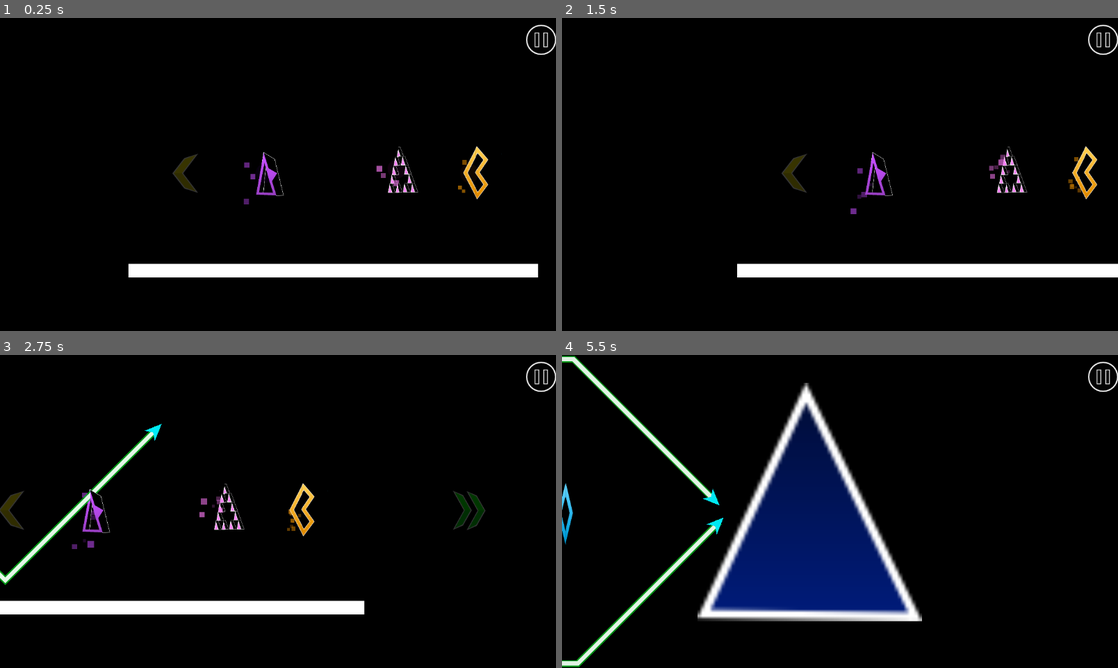
Above: before the commit, frames 1-4 (two rows, left to right).
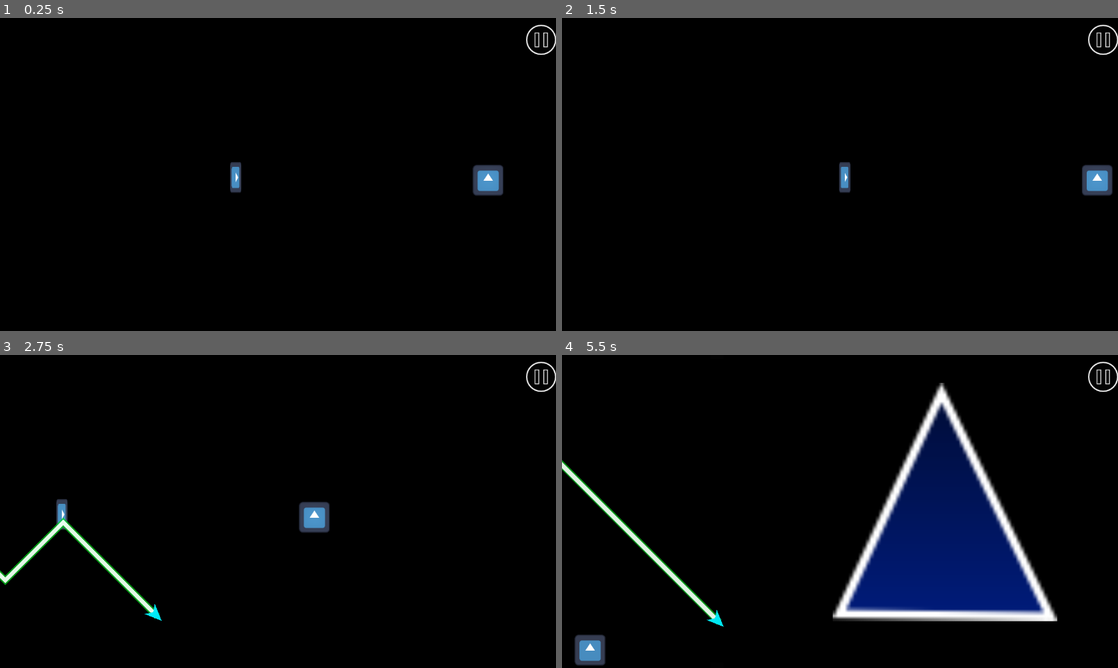
Above: after the commit, the same moments.

Repository: Kosm0-o/waveometry-dash
Game: Godot game, scene res://scenes/game.tscn
The game is run twice, just before and just after one commit, with the same random seed, the same clock (stepped at 60 frames per second) and the same inputs. The engine's default icon, where the game draws it, is replaced by a stand-in: a white triangle on a blue panel in a dark square.
Inputs (mouse positions are in pixels of both pictures, inside the frame that each line leads up to):
- Up to frame 1 (0.25 s): no input
- Up to frame 2 (1.5 s): click (1101, 39) at 0.5 s; click (973, 215) at 1.25 s
- Up to frame 3 (2.75 s): tap Enter at 2 s; move the mouse to (400, 495) at 2.02 s; press the mouse at (400, 495) at 2.03 s; hold Right from 2.03 s (still down)
- Up to frame 4 (5.5 s): move the mouse to (728, 527) at 2.77 s; release Right at 2.78 s; release the mouse at (728, 527) at 2.78 s; hold Down 2.78-3.53 s; click (728, 527) at 2.85 s; move the mouse to (895, 442) at 3.52 s; hold Right 3.53-4.28 s; hold ` (ldm) 3.53-4.28 s; click (895, 442) at 3.8 s; move the mouse to (812, 574) at 4.27 s; hold Up 4.28-5.03 s; tap Alt at 4.35 s; click (812, 574) at 4.55 s; move the mouse to (1006, 558) at 5.02 s; press the mouse at (1006, 558) at 5.03 s; hold Left from 5.03 s (still down); tap Shift at 5.1 s

The runs differ from the first frame. In frame 1, 5.0% of the frame differs, in the area x 23-97%, y 40-83%; in frame 2, 4.8%; in frame 3, 5.9%; in frame 4, 32%, in the area x 0-90%, y 0-100%.

Commit message:
orbs and pads mechanics

Diff:
--- a/scenes/block.tscn
+++ b/scenes/block.tscn
@@ -18,3 +18,7 @@
 [node name="CollisionShape2D" type="CollisionShape2D" parent="."]
 position = Vector2(0.5, 0.5)
 shape = SubResource("RectangleShape2D_cgrg5")
+
+[node name="VisibleOnScreenEnabler2D" type="VisibleOnScreenEnabler2D" parent="."]
+position = Vector2(-0.499998, 1.5)
+scale = Vector2(3.45, 3.65)
--- a/scenes/game.tscn
+++ b/scenes/game.tscn
@@ -8,12 +8,13 @@
 [ext_resource type="Script" uid="uid://ditedlujyd1k2" path="res://scripts/gamegui.gd" id="5_kvuet"]
 [ext_resource type="PackedScene" uid="uid://dtqy8g00cuqob" path="res://scenes/spike.tscn" id="6_p57ef"]
 [ext_resource type="Texture2D" uid="uid://b3rl17jtvbpoq" path="res://assets/pausemenuspritesheet.png" id="6_trtic"]
-[ext_resource type="PackedScene" uid="uid://w8nqdwu7crdh" path="res://scenes/sizeportal.tscn" id="7_gee14"]
-[ext_resource type="PackedScene" uid="uid://ipq8o2gmoibw" path="res://scenes/speed_portal.tscn" id="7_u5sy4"]
 [ext_resource type="PackedScene" uid="uid://de38yi3l0x16g" path="res://scenes/dualportal.tscn" id="8_gee14"]
 [ext_resource type="PackedScene" uid="uid://dcnw2ni1n582x" path="res://scenes/gamemodeportal.tscn" id="9_0tnpc"]
 [ext_resource type="PackedScene" uid="uid://cv8gnfhudm0yc" path="res://scenes/teleportal.tscn" id="11_kvpfn"]
+[ext_resource type="PackedScene" uid="uid://fa7xrx36wu6v" path="res://scenes/orb.tscn" id="13_kvuet"]
+[ext_resource type="PackedScene" uid="uid://c4sqlto7kttv1" path="res://scenes/mirrorportal.tscn" id="14_ir15t"]
 [ext_resource type="PackedScene" uid="uid://yb37xbjlif6d" path="res://scenes/block.tscn" id="14_trtic"]
+[ext_resource type="PackedScene" uid="uid://ewqticosrtkg" path="res://scenes/pad.tscn" id="15_ir15t"]
 
 [sub_resource type="Environment" id="Environment_trtic"]
 background_mode = 3
@@ -113,8 +114,16 @@
 top_level = true
 zoom = Vector2(0.5, 0.5)
 
-[node name="RemoteTransform2D" type="RemoteTransform2D" parent="Camera2D"]
+[node name="RemoteTransformMusic" type="RemoteTransform2D" parent="Camera2D"]
 remote_path = NodePath("../../song")
+update_rotation = false
+update_scale = false
+
+[node name="Node2D" type="Node2D" parent="Camera2D"]
+position = Vector2(-510, 0)
+
+[node name="RemoteTransformBorder" type="RemoteTransform2D" parent="Camera2D/Node2D"]
+remote_path = NodePath("../../../Map/Borders")
 update_rotation = false
 update_scale = false
 
@@ -128,8 +137,8 @@
 offset_right = 1161.0
 offset_bottom = 85.0
 scale = Vector2(0.88, 0.88)
-focus_mode = 0
 shortcut = SubResource("Shortcut_trtic")
+shortcut_in_tooltip = false
 texture_normal = SubResource("AtlasTexture_ir15t")
 
 [node name="PauseMenu" type="Control" parent="GUI"]
@@ -208,14 +217,20 @@
 
 [node name="Map" type="Node2D" parent="."]
 
+[node name="Borders" type="Node2D" parent="Map"]
+modulate = Color(1, 1, 1, 0.00784314)
+position = Vector2(-515, 0)
+
+[node name="border" parent="Map/Borders" instance=ExtResource("14_trtic")]
+position = Vector2(0, 655)
+
+[node name="border2" parent="Map/Borders" instance=ExtResource("14_trtic")]
+position = Vector2(0, -659)
+
 [node name="players" type="Node2D" parent="Map"]
 z_index = 1
 
 [node name="Player" parent="Map/players" instance=ExtResource("1_uwrxv")]
-
-[node name="sizeportal" parent="Map" instance=ExtResource("7_gee14")]
-position = Vector2(1217, -18)
-size = 0
 
 [node name="Spike" parent="Map" instance=ExtResource("6_p57ef")]
 position = Vector2(4328, -39)
@@ -225,34 +240,43 @@
 position = Vector2(8258, -39)
 scale = Vector2(13.87, 13.87)
 
-[node name="SpeedPortal" parent="Map" instance=ExtResource("7_u5sy4")]
-position = Vector2(364, 0)
-speed = 0
-
-[node name="SpeedPortal2" parent="Map" instance=ExtResource("7_u5sy4")]
-position = Vector2(2246, 0)
-speed = 2
-
 [node name="dualportal" parent="Map" instance=ExtResource("8_gee14")]
-position = Vector2(1517, 0)
+visible = false
+position = Vector2(1499, 31)
 
 [node name="dualportal2" parent="Map" instance=ExtResource("8_gee14")]
-position = Vector2(2955, 0)
+visible = false
+position = Vector2(2937, 31)
 dual = 1
 
 [node name="gamemodeportal" parent="Map" instance=ExtResource("9_0tnpc")]
+visible = false
 position = Vector2(670, 0)
 
 [node name="teleportal" parent="Map" instance=ExtResource("11_kvpfn")]
+visible = false
 position = Vector2(3327, 0)
 
 [node name="teleportal2" parent="Map" instance=ExtResource("11_kvpfn")]
+visible = false
 position = Vector2(4899, -805)
 portal = 1
 
-[node name="block" parent="Map" instance=ExtResource("14_trtic")]
-position = Vector2(924, 398)
-scale = Vector2(29.37, 1)
+[node name="Orb" parent="Map" instance=ExtResource("13_kvuet")]
+position = Vector2(1566, 24)
+
+[node name="Orb2" parent="Map" instance=ExtResource("13_kvuet")]
+position = Vector2(2857, 574)
+orb = 5
+
+[node name="mirrorportal" parent="Map" instance=ExtResource("14_ir15t")]
+visible = false
+position = Vector2(1743, 55)
+
+[node name="Pad" parent="Map" instance=ExtResource("15_ir15t")]
+position = Vector2(520, 12)
+rotation = 1.5708
+pad = 4
 
 [connection signal="toggled" from="GUI/PauseMenu/Buttons/HboxContainer/PracticeModeBtn" to="GUI" method="_on_practice_mode_btn_toggled"]
 [connection signal="pressed" from="GUI/PauseMenu/Buttons/HboxContainer/MenuBtn" to="GUI" method="_on_menu_btn_pressed"]
--- /dev/null
+++ b/scenes/orb.tscn
@@ -0,0 +1,33 @@
+[gd_scene load_steps=5 format=3 uid="uid://fa7xrx36wu6v"]
+
+[ext_resource type="Texture2D" uid="uid://ccfbw316dc6xv" path="res://icon.svg" id="1_ktqa0"]
+[ext_resource type="Script" uid="uid://nviuj3ou2t6b" path="res://scripts/orb.gd" id="1_ubfm6"]
+
+[sub_resource type="SpriteFrames" id="SpriteFrames_ubfm6"]
+animations = [{
+"frames": [{
+"duration": 1.0,
+"texture": ExtResource("1_ktqa0")
+}],
+"loop": false,
+"name": &"default",
+"speed": 0.0
+}]
+
+[sub_resource type="RectangleShape2D" id="RectangleShape2D_g6cbt"]
+size = Vector2(147, 148)
+
+[node name="Orb" type="Area2D"]
+collision_layer = 2
+script = ExtResource("1_ubfm6")
+
+[node name="AnimatedSprite2D" type="AnimatedSprite2D" parent="."]
+sprite_frames = SubResource("SpriteFrames_ubfm6")
+
+[node name="CollisionShape2D" type="CollisionShape2D" parent="."]
+position = Vector2(1.5, 0)
+shape = SubResource("RectangleShape2D_g6cbt")
+
+[node name="VisibleOnScreenEnabler2D" type="VisibleOnScreenEnabler2D" parent="."]
+position = Vector2(0.499996, 3.8147e-06)
+scale = Vector2(7.55, 7.7)
--- /dev/null
+++ b/scenes/pad.tscn
@@ -0,0 +1,36 @@
+[gd_scene load_steps=5 format=3 uid="uid://ewqticosrtkg"]
+
+[ext_resource type="Script" uid="uid://dfq638r5vyg8y" path="res://scripts/pad.gd" id="1_sqfiy"]
+[ext_resource type="Texture2D" uid="uid://ccfbw316dc6xv" path="res://icon.svg" id="2_t6n0v"]
+
+[sub_resource type="SpriteFrames" id="SpriteFrames_ubfm6"]
+animations = [{
+"frames": [{
+"duration": 1.0,
+"texture": ExtResource("2_t6n0v")
+}],
+"loop": false,
+"name": &"default",
+"speed": 0.0
+}]
+
+[sub_resource type="RectangleShape2D" id="RectangleShape2D_g6cbt"]
+size = Vector2(109, 30)
+
+[node name="Pad" type="Area2D"]
+collision_layer = 2
+script = ExtResource("1_sqfiy")
+
+[node name="AnimatedSprite2D" type="AnimatedSprite2D" parent="."]
+scale = Vector2(1, 0.37)
+sprite_frames = SubResource("SpriteFrames_ubfm6")
+
+[node name="CollisionShape2D" type="CollisionShape2D" parent="."]
+position = Vector2(-0.5, 1)
+shape = SubResource("RectangleShape2D_g6cbt")
+
+[node name="VisibleOnScreenEnabler2D" type="VisibleOnScreenEnabler2D" parent="."]
+position = Vector2(0.499998, 1)
+scale = Vector2(7.15, 3.4)
+
+[connection signal="body_entered" from="." to="." method="_on_body_entered"]
--- a/scenes/player.tscn
+++ b/scenes/player.tscn
@@ -98,18 +98,6 @@
 shortcut = SubResource("Shortcut_qlg0r")
 text = "X"
 
-[node name="topcast" type="RayCast2D" parent="."]
-enabled = false
-target_position = Vector2(0, 63)
-collision_mask = 8
-collide_with_areas = true
-
-[node name="bottomcast" type="RayCast2D" parent="."]
-enabled = false
-target_position = Vector2(0, -63)
-collision_mask = 8
-collide_with_areas = true
-
 [node name="Area2D" type="Area2D" parent="."]
 collision_mask = 0
 
--- a/scripts/gamegui.gd
+++ b/scripts/gamegui.gd
@@ -40,6 +40,7 @@
 
 
 func _handle_pausing(paused : bool):
+	$PauseBtn.release_focus()
 	get_tree().paused = paused
 	$PauseBtn.visible = not paused
 	$PauseMenu.visible = paused
--- /dev/null
+++ b/scripts/orb.gd
@@ -0,0 +1,72 @@
+extends Area2D
+
+enum ORBS {YELLOW, PINK, RED, DROP, SPIDER, BLUE, DASH, PINKDASH}
+@export var orb : ORBS = ORBS.DROP
+
+# negative boost = down, positive = up
+
+var orb_data : Array = [
+	{
+		"name": "yellow",
+		"boost": 5000
+	},
+	{
+		"name": "pink",
+		"boost": 2500
+	},
+	{
+		"name": "red",
+		"boost": 11500
+	},
+	{
+		"name": "drop",
+		"boost": -2500
+	},
+	{
+		"name": "spider",
+		"boost": -6000
+	},
+	{
+		"name": "blue",
+		"angle_mult": -1
+	},
+	{
+		"name": "dash"
+	},
+	{
+		"name": "pinkdash"
+	}
+]
+@export_category("SPIDER ORB ONLY")
+@export var flipped : bool = false
+
+
+var p
+
+func _ready() -> void:
+	pass
+
+func _process(delta: float) -> void:
+	var getp = get_overlapping_bodies()
+	if getp.size() > 0 and Input.is_action_just_pressed("click"):
+		match orb:
+			ORBS.DROP, ORBS.SPIDER:
+				var m = -1 if flipped and orb == ORBS.SPIDER else 1
+				getp.front().down(orb_data[orb].boost * m)
+
+			ORBS.YELLOW, ORBS.PINK, ORBS.RED:
+				getp.front().y_boost = orb_data[orb].boost
+
+			ORBS.BLUE:
+				getp.front().angle *= orb_data[orb].angle_mult
+
+			ORBS.DASH, ORBS.PINKDASH:
+				p = getp.front()
+	if p != null:
+		var m : int = 1 if orb == ORBS.DASH else -1
+		if Input.is_action_pressed("click"):
+			p.dashing = true
+		else:
+			p.angle *= m
+			p.dashing = false
+			p = null
--- /dev/null
+++ b/scripts/pad.gd
@@ -0,0 +1,47 @@
+extends Area2D
+
+enum PADS {YELLOW, PINK, RED, SPIDER, BLUE}
+@export var pad : PADS = PADS.YELLOW
+
+# negative boost = down, positive = up
+
+var pad_data : Array = [
+	{
+		"name": "yellow",
+		"boost": 5000
+	},
+	{
+		"name": "pink",
+		"boost": 2500
+	},
+	{
+		"name": "red",
+		"boost": 11500
+	},
+	{
+		"name": "spider",
+		"boost": -6000
+	},
+	{
+		"name": "blue",
+		"angle_mult": -1
+	}
+]
+
+@export_category("SPIDER PAD ONLY")
+@export var flipped : bool = false
+
+func _ready() -> void:
+	pass
+
+func _on_body_entered(body: Node2D) -> void:
+	match pad:
+		PADS.SPIDER:
+			var m = -1 if flipped else 1
+			body.down(pad_data[pad].boost * m)
+
+		PADS.YELLOW, PADS.PINK, PADS.RED:
+			body.y_boost = pad_data[pad].boost
+
+		PADS.BLUE:
+			body.angle *= pad_data[pad].angle_mult
--- a/scripts/player.gd
+++ b/scripts/player.gd
@@ -20,8 +20,10 @@
 var respawn_timer : float = 0.0
 const respawn_cooldown : float = 0.4
 var y_boost : float = 0.0 # for jump pads
+var orbing : bool = false
 var dashing : bool = false
-var sliding : bool = false
+var downsliding : bool = false
+var upsliding : bool = false
 
 func _ready() -> void:
 	$UI/CheckpointsUI/add.pressed.connect(place_checkpoint)
@@ -31,11 +33,16 @@
 		die()
 	else:
 		name = "Player2"
-	await get_tree().create_timer(7.5).timeout
+	await get_tree().create_timer(1.5).timeout
+	#down(100000)
 
 
 func _physics_process(delta: float) -> void:
-	y_boost = lerpf(y_boost, 0, 15 * delta)
+	y_boost = lerpf(y_boost, 0, 10 * delta)
+
+	orbing = true if abs(y_boost) > 450 else false
+	if not orbing:
+		y_boost = 0
 
 	if respawning:
 		respawn_timer += delta
@@ -45,7 +52,7 @@
 			modulate.a = 1
 			respawn_timer = 0.0
 
-	if dashing:
+	if orbing or dashing:
 		dir = 0
 	elif not (flux or stairsmaster.active or ricochet.active):
 		dir = -1 if Input.is_action_pressed("click") else 1
@@ -56,9 +63,9 @@
 			var og_player : Player = global.players.filter(func(p): return p != self).front()
 			dir = 1 if og_player.dir == -1 else -1
 	elif stairsmaster.active:
-		if position.y <= -global.bounds + 25:
+		if (upsliding and not dual) or (downsliding and dual):
 			stairsmaster.fall = true if not dual else false
-		elif position.y >= global.bounds - 25:
+		elif (downsliding and not dual) or (upsliding and dual):
 			stairsmaster.fall = false if not dual else true
 		if stairsmaster.fall:
 			dir = 1 if not dual else -1
@@ -77,11 +84,9 @@
 			dir = 0
 			stairsmaster.holding = 0
 	elif ricochet.active:
-		if dual:
-			print(ricochet.falling)
-		if position.y <= -global.bounds + 25:
+		if (is_on_wall() and not ricochet.falling and not dual) or (is_on_wall() and ricochet.falling and dual):
 			ricochet.falling = true if not dual else false
-		elif position.y >= global.bounds - 25:
+		elif (is_on_wall() and ricochet.falling and not dual) or (is_on_wall() and not ricochet.falling and dual):
 			ricochet.falling = false if not dual else true
 		if Input.is_action_pressed("click"):
 			dir = 0
@@ -119,13 +124,16 @@
 
 
 
+	if upsliding or downsliding:
+		move = move.normalized() * speed * speedmod * 1.15
+
 	velocity = move
 
 	move_and_slide()
 
-	sliding = is_on_wall() and not Input.is_action_pressed("click")
-
-	if sliding: velocity = velocity.normalized() * speed * speedmod
+	downsliding = is_on_wall() and not Input.is_action_pressed("click")
+	upsliding = is_on_wall() and Input.is_action_pressed("click")
+
 
 	var ycheck : bool = position.y > -global.bounds + global.cam_offset and position.y < global.bounds + global.cam_offset
 	var xcheck : bool = position.x > -global.bounds + global.cam_offset and position.x < global.bounds + global.cam_offset
@@ -140,13 +148,13 @@
 	if (ycheck and xangle) or (xcheck and yangle):
 		var mult : float = 1.0 if angle != 15 else 2.0
 		mult = 1.0 if angle != 63.425 else 0.85
-		if sliding:
+		if upsliding or downsliding:
 			rotation_degrees = lerpf(rotation_degrees, 0, 20 * delta)
 		else:
 			rotation_degrees = lerpf(rotation_degrees, angle * dir * mult, 20 * delta)
 	else:
 		rotation_degrees = lerpf(rotation_degrees, 0, 20 * delta)
-	$grounded.emitting = not ycheck if xangle else not xcheck
+	$grounded.emitting = true if upsliding or downsliding else false
 	global_position.y = clamp(global_position.y,-global.bounds + global.cam_offset,global.bounds + global.cam_offset)
 
 func die():
@@ -233,11 +241,11 @@
 	checkpoint.global_position = global_position
 
 func down(amount : float):
-	$topcast.enabled = sign(amount) == 1
-	$bottomcast.enabled = not $topcast.enabled
-	var raycast = $topcast if $topcast.enabled else $bottomcast
+	orbing = true
 	while true:
+		print(abs(y_boost))
 		y_boost = amount
-		if raycast.is_colliding():
+		if is_on_wall():
 			break
 		await get_tree().process_frame
+	orbing = false
Not shown: 1 places in scenes/game.tscn that only renumber resources
Not shown, added: scripts/orb.gd.uid
Not shown, added: scripts/pad.gd.uid
